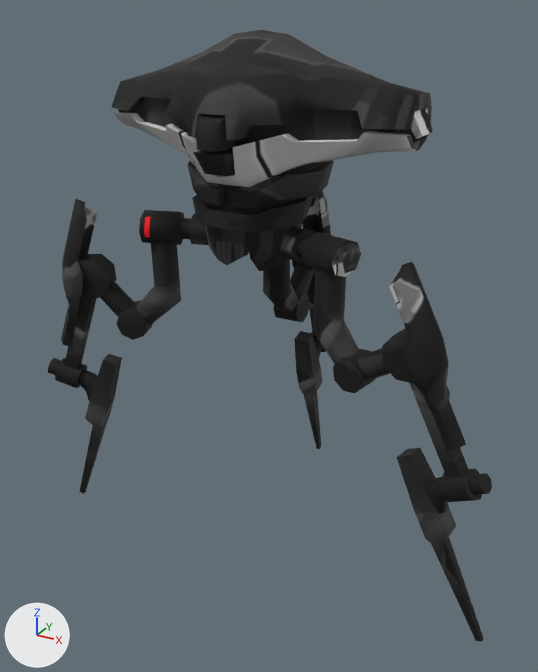
One commit to the glTF model public/assets/models/Murder_Robot.glb: the scene before it, then after it.
The view is the same before and after, from a 50 mm lens placed at (0.609, -1.052, 0.922), pointed at (0.005, 0.045, 0.373). Arrows for +X, +Y and +Z are at lower left; the lights stay in place. The older version comes first.
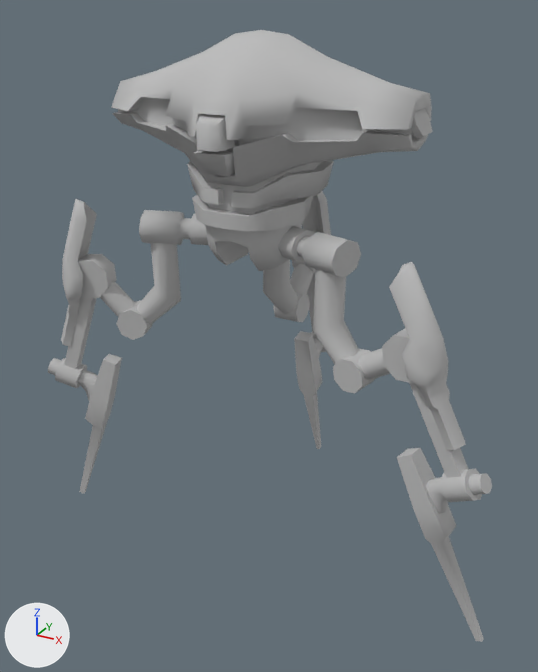
The change in detail:
In material 'MurderRobot01' (mat_murderrobot01), texture is no longer img_image_0.
In material 'MurderRobot01' (mat_murderrobot01), base_color is now set to (0.5, 0.5, 0.5), grey #bcbcbc.

What differs and where, as boxes (x1, y1, x2, y2) in the pictures (538 x 672 px):
'Mesh_0', surface changed (black to grey): (48, 30, 492, 642) in both
